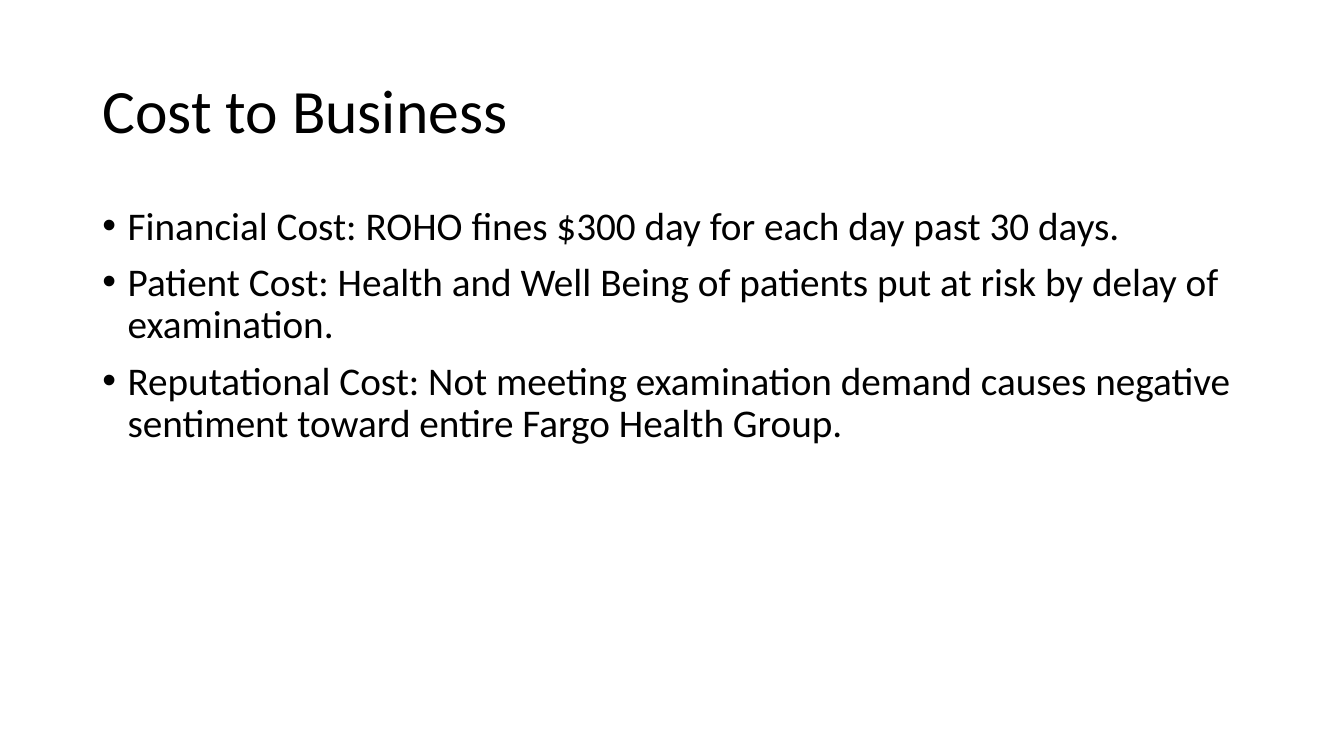
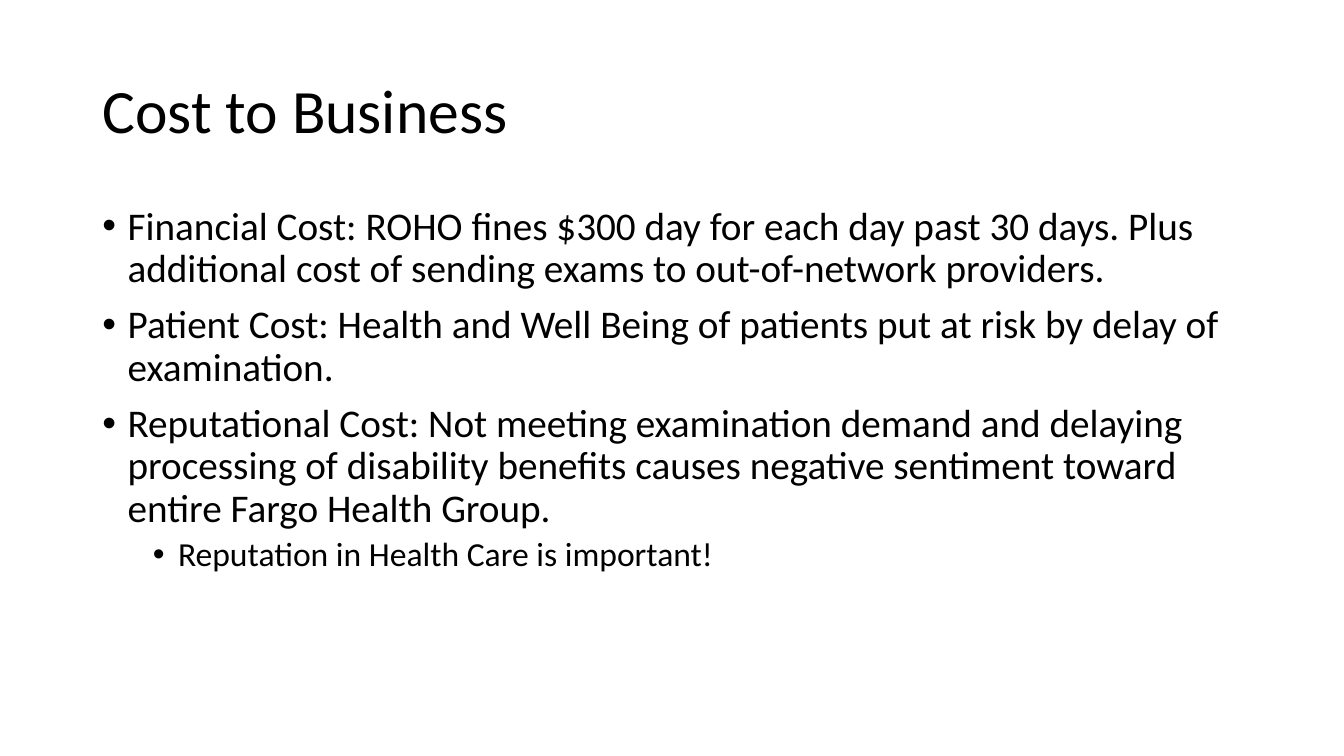
Before and after one commit to mattheweallen/ds700, a slide deck: slide 5 of final/DS700FinalPresentation.pptx. Drawn at 1344x756 pixels with LibreOffice and Linux fonts; fonts in the diff are those of the drawing. Boxes give left, top, right and bottom in pixels: in the first picture for what was removed or moved away, otherwise in the second. Text is boxed around its words. In the diff, an @@ line names an element or a change of style, - is before the commit and + after.

```diff
--- a/final/DS700FinalPresentation.pptx
+++ b/final/DS700FinalPresentation.pptx
@@ text at [128,212,1193,289]: text changed @@
-• Financial Cost: ROHO fines $300 day for each day past 30 days.
+• Financial Cost: ROHO fines $300 day for each day past 30 days. Plus additional cost of sending exams to out-of-network providers.
@@ text at [128,409,1183,572]: text changed @@
-• Reputational Cost: Not meeting examination demand causes negative sentiment toward entire Fargo Health Group.
+• Reputational Cost: Not meeting examination demand and delaying processing of disability benefits causes negative sentiment toward entire Fargo Health Group.
+  • Reputation in Health Care is important!
```
Also in this commit, not shown: 7 other slides changed, 8 slides added, 3 slides removed.
